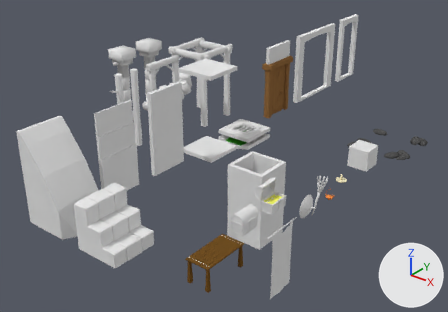
The Blender file Resources/Blender/Scenery/ModularDungeon/Assets.blend, before and after one commit.
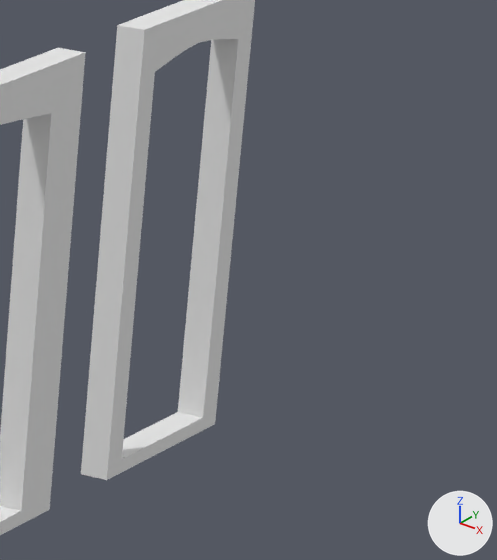
The first picture shows the older version from a 50 mm lens placed at (18.4, -21.8, 13.3), pointed at (-0.1, 1.3, -1.0). The close-ups show both versions on the part from 72% to 87% of the width and 5% to 30% of the height of that picture; other places that the commit changed are outside them. Lighting does not change. The marker at lower right points along +X, +Y and +Z.

The first close-up shows 'Dn_Door_2', 'Dn_Door_3'.
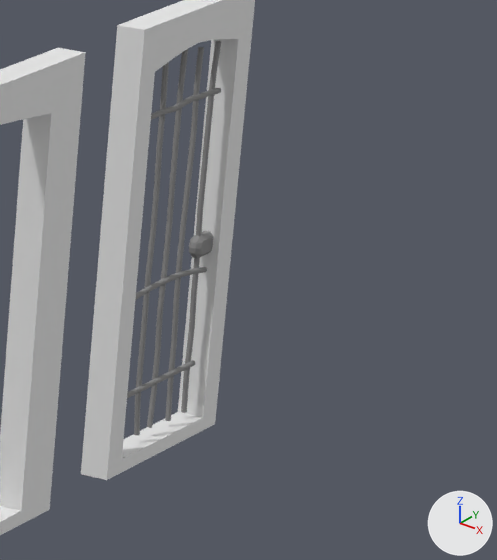
Boxes [x1, y1, x2, y2] around the edits, measured in the close-ups (497 x 560 px):
'Dn_Jail_1', added
    after: [127, 41, 221, 435]

The change, as a list of edits to the scene's bpy script:
```text
Change mat_material_metal:
    mat_material_metal.base_color: (0.8, 0.8, 0.8) -> (0.274, 0.274, 0.274)  # white #e7e7e7 -> grey #8f8f8f
Add me_dn_jail_1:
    me_dn_jail_1.from_pydata(...)  # 1000 vertices, 918 faces; spans x -0.06..0.07, y -0.78..0.89, z 0.18..3.62
    me_dn_jail_1.materials.append(mat_material_metal)  # its picture is missing
Add ob_dn_jail_1:
    ob_dn_jail_1 = bpy.data.objects.new('Dn_Jail_1', me_dn_jail_1)
    ob_dn_jail_1.location = (0.0, 14.0, 0.0)
```
